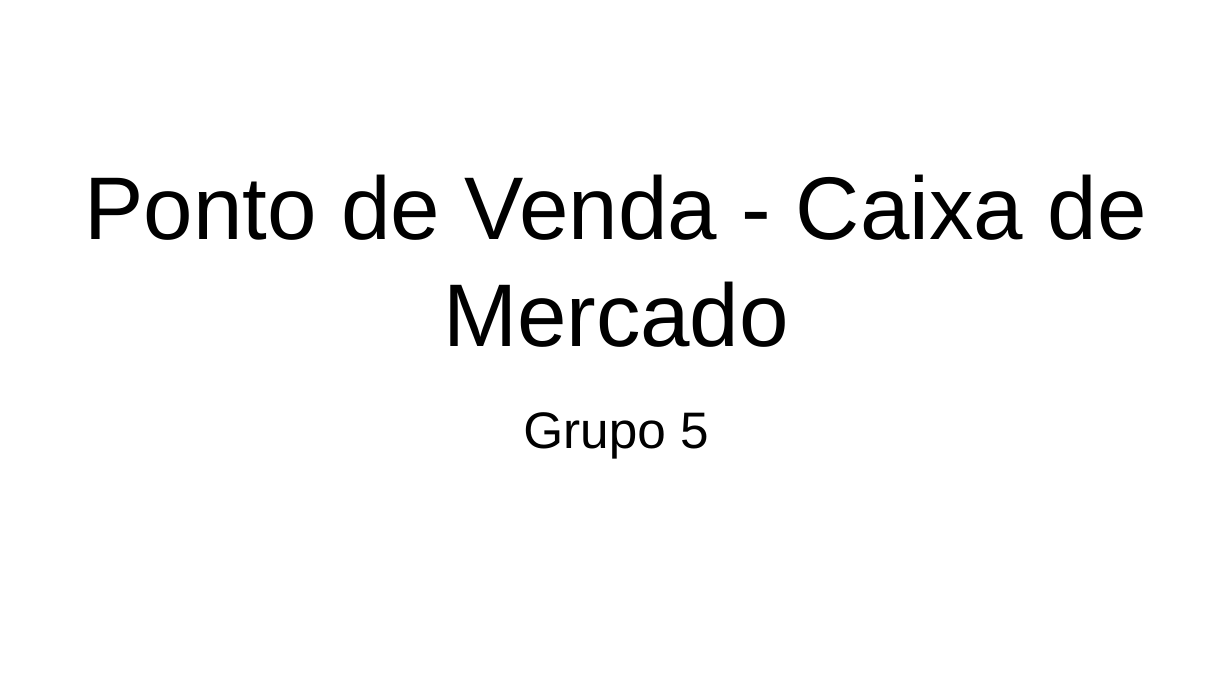
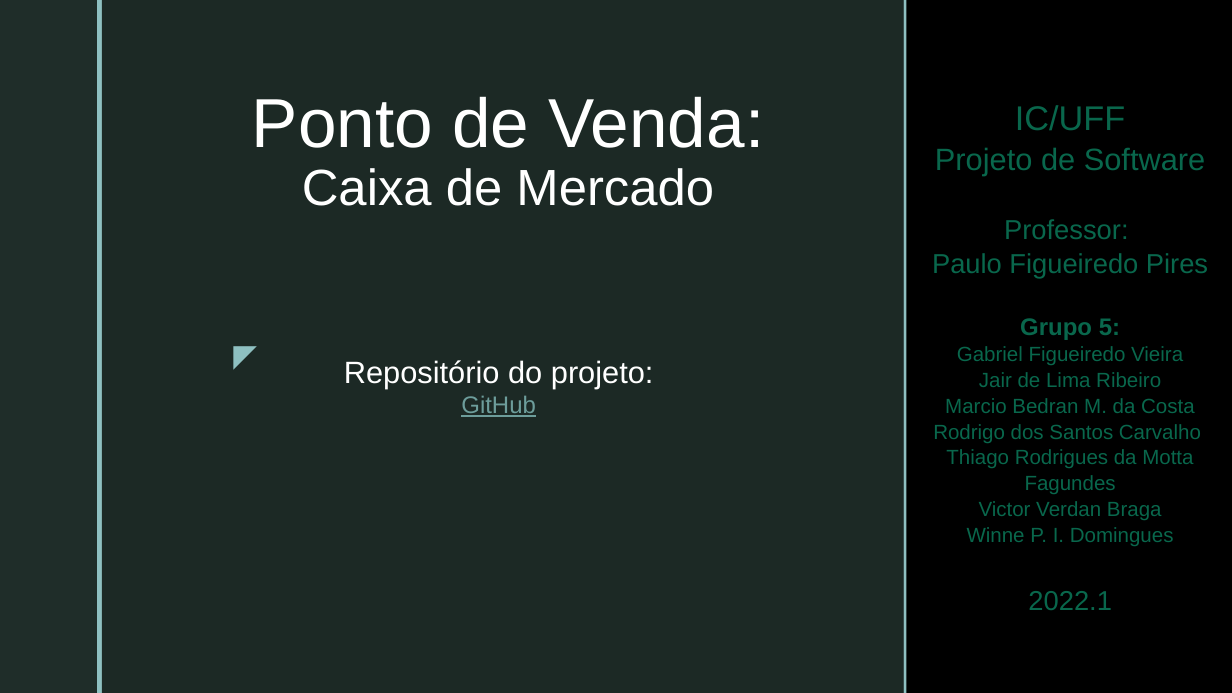
Before and after one commit to GabrielFVieira/PDV_Grupo5_Projeto_Software, a slide deck: slide 1 of documentos/CasosDeUso_Requisitos.pptx. Drawn at 1232x693 pixels with LibreOffice and Linux fonts; fonts in the diff are those of the drawing; background and template pictures are left out. Boxes give left, top, right and bottom in pixels: in the first picture for what was removed or moved away, otherwise in the second. Text is boxed around its words. In the diff, an @@ line names an element or a change of style, - is before the commit and + after.

```diff
--- a/documentos/CasosDeUso_Requisitos.pptx
+++ b/documentos/CasosDeUso_Requisitos.pptx
@@ background #FFFFFF to picture (left out) @@
@@ rectangle added at (0,0,97,692), fill #1F2D29 @@
@@ rectangle added at (97,0,102,692), fill #8EC0C1 @@
@@ rectangle added at (102,0,904,692), fill #1F2D29 at 92% opacity @@
@@ rectangle added at (903,0,906,692), fill #8EC0C1 @@
@@ title at (252,96,764,206): text changed; size 52 to 29.7 pt; text colour #000000 to #FFFFFF @@
-Ponto de Venda - Caixa de Mercado
+Ponto de Venda: Caixa de Mercado
@@ subtitle at (932,105,1208,610): text changed; size 30 to 12 pt; text colour #000000 to #09674C @@
-Grupo 5
+IC/UFF
+Projeto de Software
+Professor:
+Paulo Figueiredo Pires
+Grupo 5:
+Gabriel Figueiredo Vieira
+Jair de Lima Ribeiro
+Marcio Bedran M. da Costa
+Rodrigo dos Santos Carvalho
+Thiago Rodrigues da Motta Fagundes
+Victor Verdan Braga
+Winne P. I. Domingues
+2022.1
@@ text added at (222,330,264,379), 18 pt, text #8EC0C1 @@
+◤
@@ text added at (344,360,654,417), 18 pt, text #FFFFFF @@
+Repositório do projeto:
+GitHub
```
Also in this commit, not shown: 21 other slides changed.
